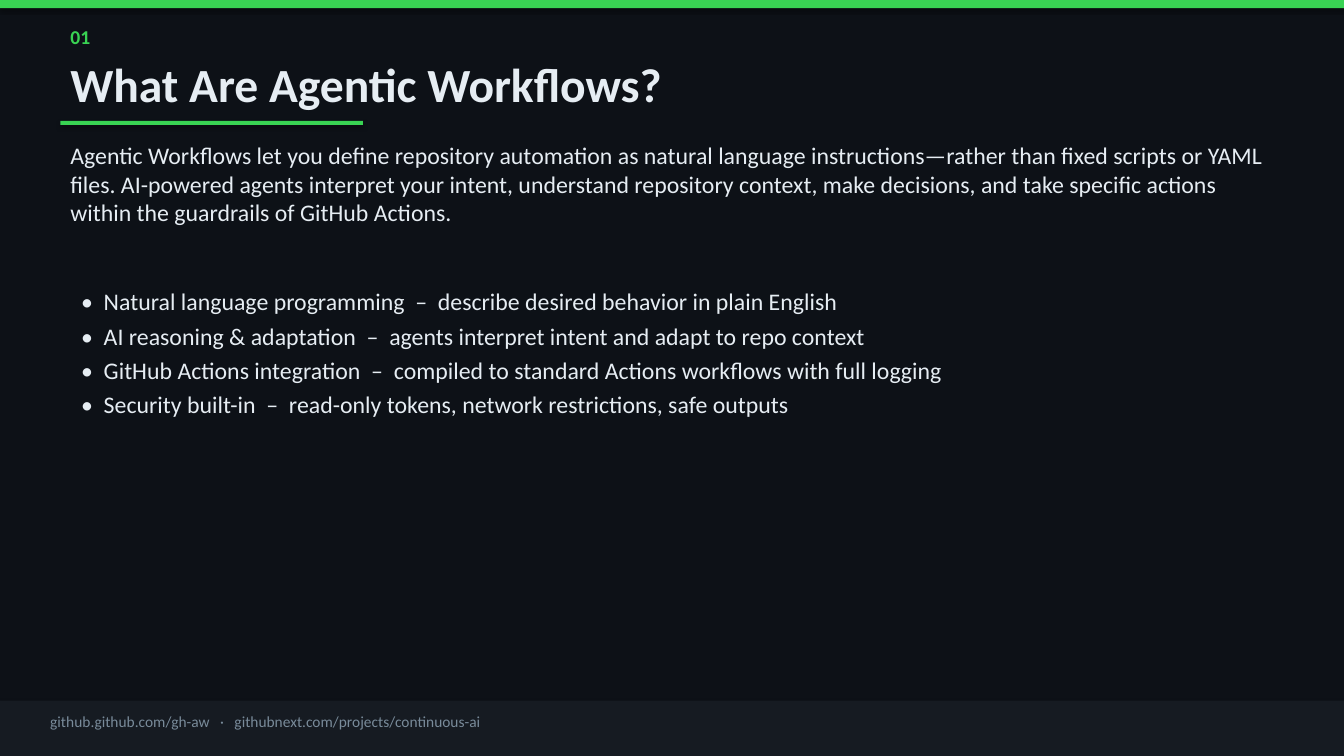
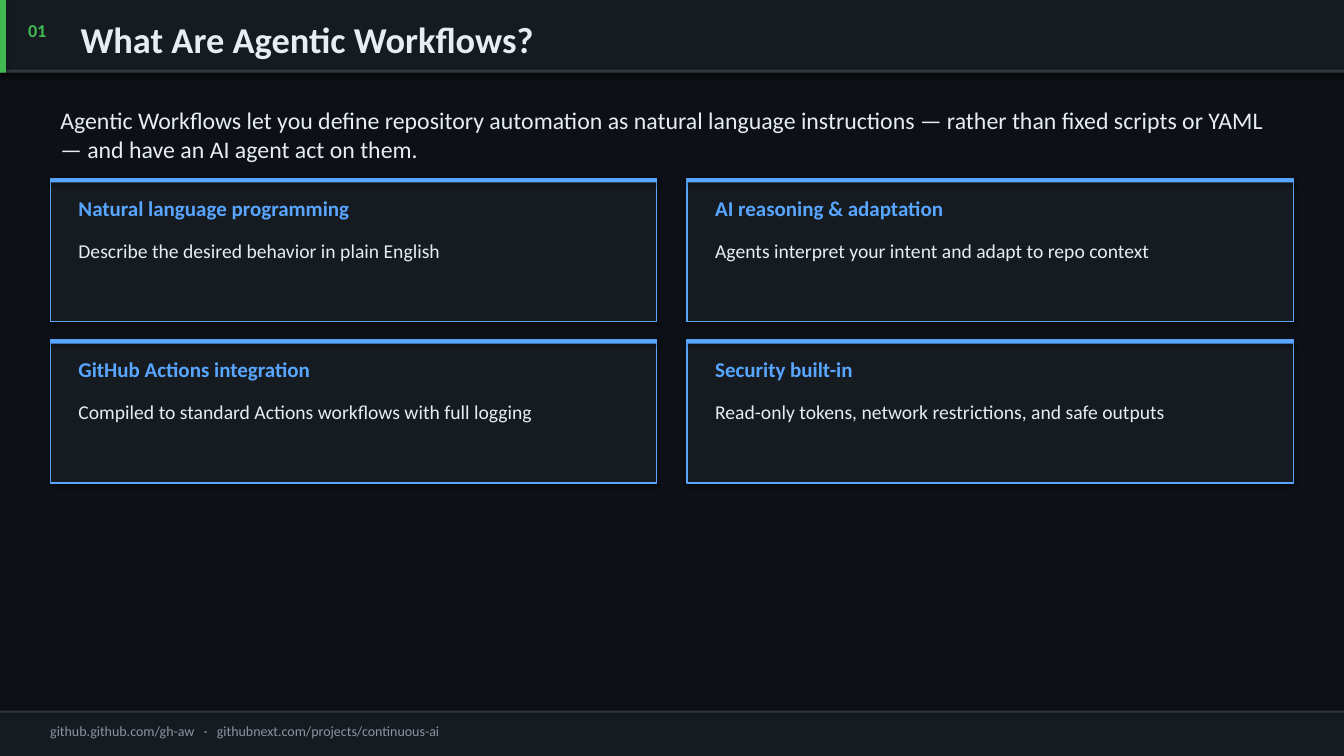
Before and after one commit to djredman99-org/github-agentic-workflows, a slide deck: slide 3 of docs/agentic-workflows-intro.pptx. Drawn at 1344x756 pixels with LibreOffice and Linux fonts; fonts in the diff are those of the drawing. Boxes give left, top, right and bottom in pixels: in the first picture for what was removed or moved away, otherwise in the second. Text is boxed around its words. In the diff, an @@ line names an element or a change of style, - is before the commit and + after.

```diff
--- a/docs/agentic-workflows-intro.pptx
+++ b/docs/agentic-workflows-intro.pptx
@@ rectangle: place and size @@
-rectangle at [0, 0, 1344, 8]
+rectangle at [0, 0, 1344, 73]
@@ rectangle at [0, 0, 1344, 73]: fill #39D353 to #161B22 @@
@@ rectangle added at [0, 0, 6, 73], fill #3FB950 @@
@@ text "01": place and size @@
-text "01" at [70, 31, 90, 44]
+text "01" at [28, 25, 46, 37]
@@ text "01" at [28, 25, 46, 37]: size 14 to 13 pt, text colour #39D353 to #3FB950 @@
@@ text "What Are Agentic Workflows?": place and size @@
-text "What Are Agentic Workflows?" at [70, 68, 661, 110]
+text "What Are Agentic Workflows?" at [81, 27, 534, 59]
@@ text "What Are Agentic Workflows?" at [81, 27, 534, 59]: size 34 to 26 pt @@
@@ rectangle added at [0, 70, 1344, 73], fill #30363D @@
@@ text at [60, 112, 1262, 162]: text changed @@
-Agentic Workflows let you define repository automation as natural language instructions—rather than fixed scripts or YAML files. AI-powered agents interpret your intent, understand repository context, make decisions, and take specific actions within the guardrails of GitHub Actions.
+Agentic Workflows let you define repository automation as natural language instructions — rather than fixed scripts or YAML — and have an AI agent act on them.
@@ rectangle removed at [60, 121, 363, 125] @@
@@ rectangle added at [50, 178, 656, 322], fill #161B22, outline #58A6FF 1 pt @@
@@ rectangle added at [50, 178, 656, 182], fill #58A6FF @@
@@ rectangle added at [688, 178, 1294, 322], fill #161B22, outline #58A6FF 1 pt @@
@@ rectangle added at [688, 178, 1294, 182], fill #58A6FF @@
@@ text added at [78, 201, 350, 220], 15 pt, text #58A6FF, bold @@
+Natural language programming
@@ text added at [715, 201, 943, 220], 15 pt, text #58A6FF, bold @@
+AI reasoning & adaptation
@@ text added at [78, 244, 440, 262], 14 pt, text #E6EDF3 @@
+Describe the desired behavior in plain English
@@ text added at [715, 244, 1149, 262], 14 pt, text #E6EDF3 @@
+Agents interpret your intent and adapt to repo context
@@ text removed at [104, 293, 941, 417] @@
-• Natural language programming – describe desired behavior in plain English
-• AI reasoning & adaptation – agents interpret intent and adapt to repo context
-• GitHub Actions integration – compiled to standard Actions workflows with full logging
-• Security built-in – read-only tokens, network restrictions, safe outputs
@@ rectangle added at [50, 340, 656, 483], fill #161B22, outline #58A6FF 1 pt @@
@@ rectangle added at [50, 340, 656, 344], fill #58A6FF @@
@@ rectangle added at [688, 340, 1294, 483], fill #161B22, outline #58A6FF 1 pt @@
@@ rectangle added at [688, 340, 1294, 344], fill #58A6FF @@
@@ text added at [78, 362, 310, 381], 15 pt, text #58A6FF, bold @@
+GitHub Actions integration
@@ text added at [715, 362, 852, 381], 15 pt, text #58A6FF, bold @@
+Security built-in
@@ text added at [78, 405, 532, 423], 14 pt, text #E6EDF3 @@
+Compiled to standard Actions workflows with full logging
@@ text added at [715, 405, 1164, 422], 14 pt, text #E6EDF3 @@
+Read-only tokens, network restrictions, and safe outputs
@@ rectangle: place and size @@
-rectangle at [0, 701, 1344, 756]
+rectangle at [0, 711, 1344, 713]
@@ rectangle at [0, 711, 1344, 713]: fill #161B22 to #30363D @@
@@ rectangle added at [0, 711, 1344, 756], fill #161B22 @@
@@ text "github.github.com/gh-aw · githubnext.com/projects/continuous ...": place and size @@
-text "github.github.com/gh-aw · githubnext.com/projects/continuous ..." at [50, 716, 480, 730]
+text "github.github.com/gh-aw · githubnext.com/projects/continuous ..." at [50, 726, 439, 739]
@@ text "github.github.com/gh-aw · githubnext.com/projects/continuous ..." at [50, 726, 439, 739]: size 11 to 10 pt, text colour #798B9A to #8B949E @@
```
Also in this commit, not shown: 11 other slides changed.
